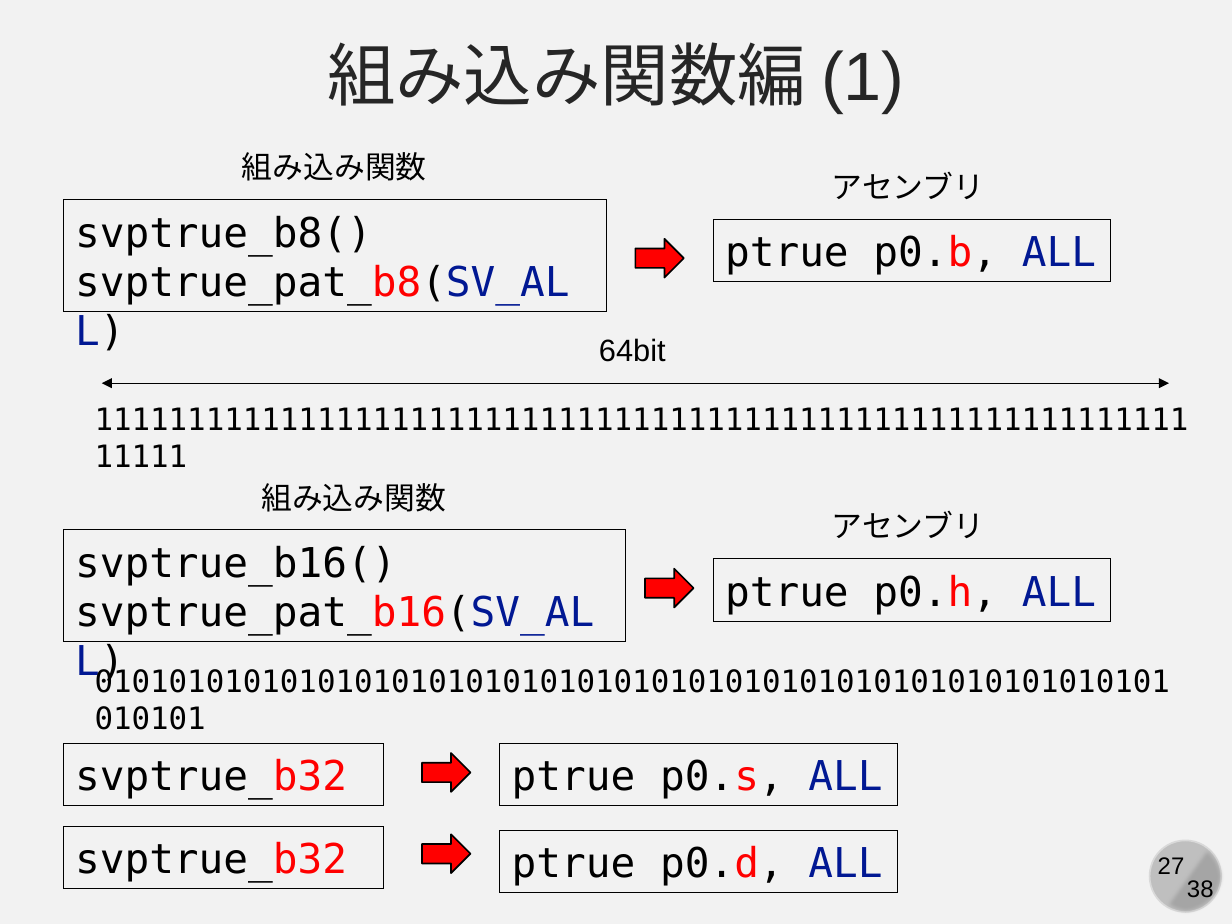
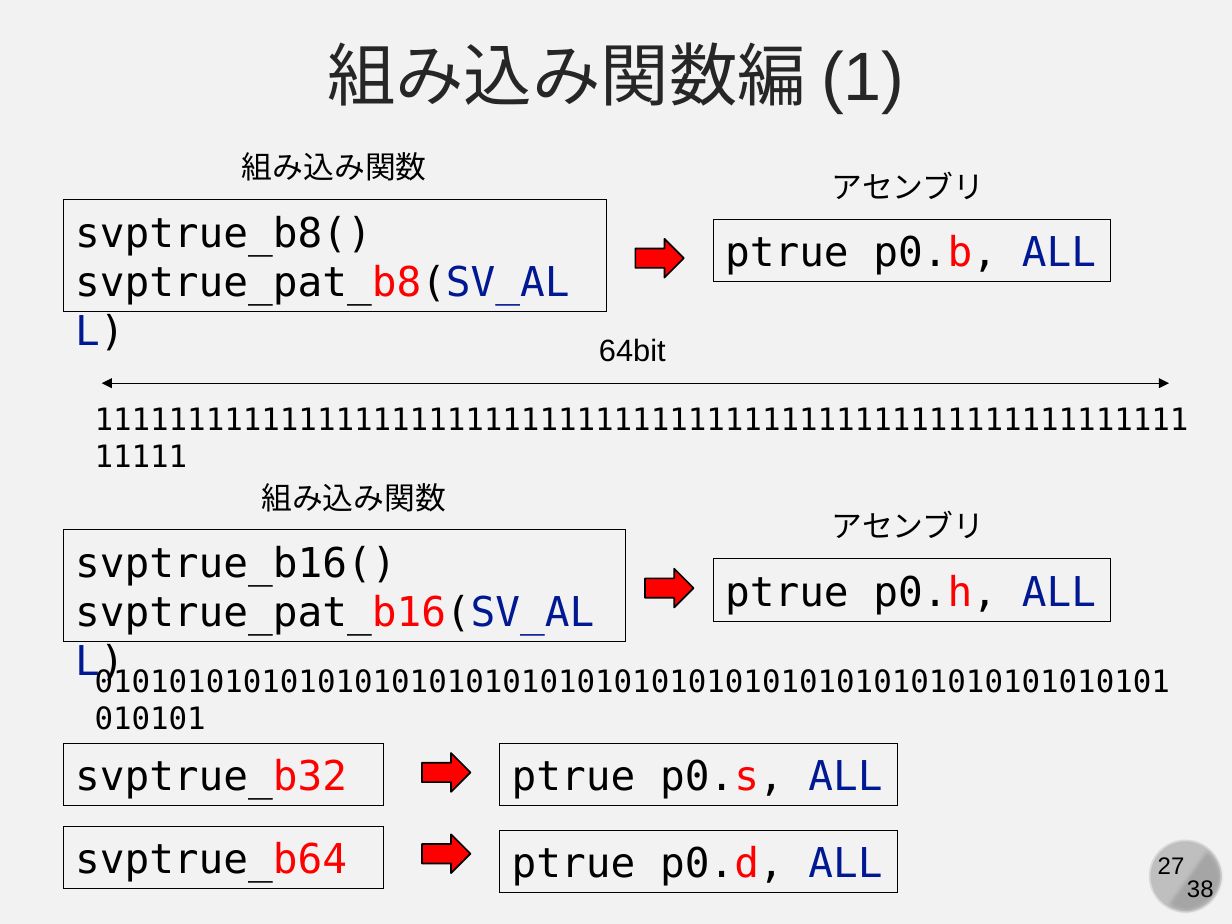
Before and after one commit to kaityo256/xbyak_aarch64_handson, a slide deck: slide 27 of slide/xbyak_aarch64.pptx. Drawn at 1232x924 pixels with LibreOffice and Linux fonts; fonts in the diff are those of the drawing. Boxes give left, top, right and bottom in pixels: in the first picture for what was removed or moved away, otherwise in the second. Text is boxed around its words. In the diff, an @@ line names an element or a change of style, - is before the commit and + after.

Commit message:
updates slides

```diff
--- a/slide/xbyak_aarch64.pptx
+++ b/slide/xbyak_aarch64.pptx
@@ text in rectangle at <box>75,841,347,883</box>: text changed @@
-svptrue_b32
+svptrue_b64
```
Also in this commit, not shown: 1 other file.
